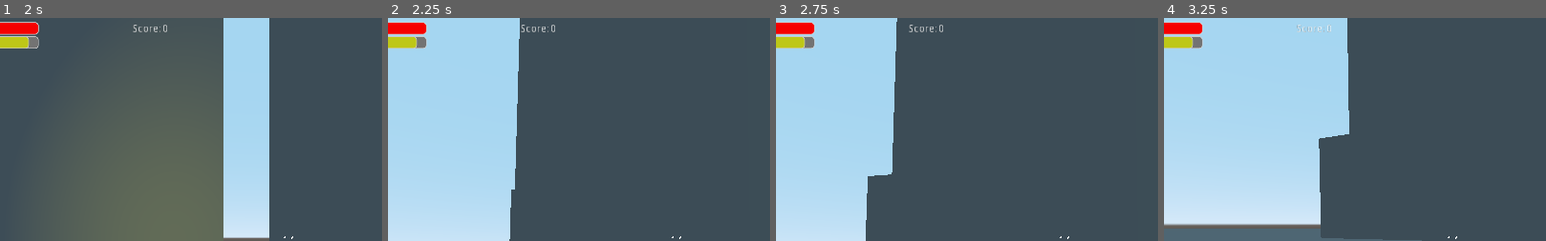
Above: before the commit, frames 1-4 (left to right).
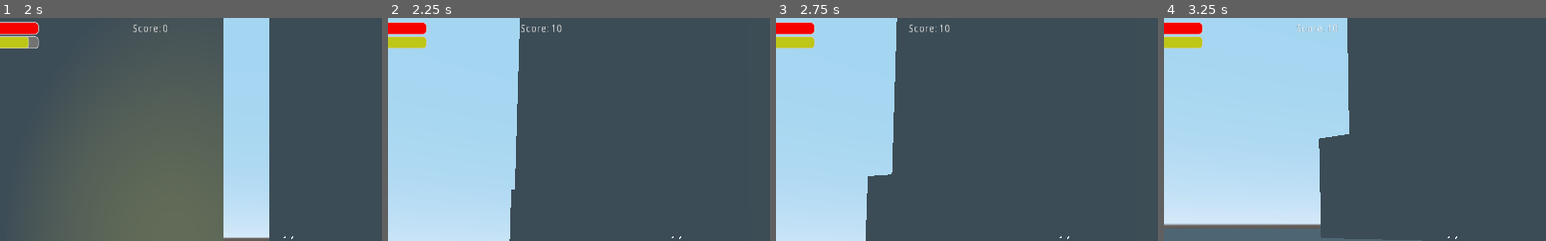
Above: after the commit, the same moments.

Repository: Bricode/BestGroupGameJam2021
Game: Godot game, scene res://Levels/TestLevel.tscn
Same seed, same stepped clock (60 frames per second), same inputs: the game is played once before the commit and once after it. This scene is started directly instead of the project's main scene.
Inputs (mouse positions are % of the whole screen's width and height, from its top left):
- Up to frame 1 (2 s): move the mouse to (55, 50) at 0.52 s; hold W (move_forward) from 0.53 s (still down); tap B (b) at 0.6 s; tap Space (jump) at 0.77, 1.52 s; move the mouse to (45, 50) at 1.27 s; click (45, 50) at 1.35 s
- Up to frame 2 (2.25 s): keep holding W (move_forward); move the mouse to (52, 48) at 2.02 s; hold Shift (sprint) from 2.03 s (still down)
- Up to frame 3 (2.75 s): keep holding W (move_forward); keep holding Shift (sprint)
- Up to frame 4 (3.25 s): keep holding W (move_forward); move the mouse to (49, 52) at 2.77 s; release Shift (sprint) at 2.78 s; tap B (b) at 2.85 s; tap Space (jump) at 3.02 s
The pictures show only the part of the screen within x 12-62%, y 0-50%; the shares and areas given below are measured in that part.

Frame 1 is identical in both runs. In frame 2, 0.2% of the frame differs, in the area x 6-46%, y 2-14%; in frame 3, 0.2%; in frame 4, 0.2%.

Commit message:
fixed bullet delete by grub

Diff:
--- a/BestGroupGameJam2021/GameModels/Items/HuhuGrub.tscn
+++ b/BestGroupGameJam2021/GameModels/Items/HuhuGrub.tscn
@@ -10,8 +10,8 @@
 
 [node name="HuhuGrub" type="KinematicBody"]
 transform = Transform( 0.25, 0, 0, 0, 0.25, 0, 0, 0, 0.25, 0, 0, 0 )
-collision_layer = 2
-collision_mask = 2
+collision_layer = 4
+collision_mask = 4
 script = ExtResource( 1 )
 
 [node name="CollisionShape" type="CollisionShape" parent="."]
--- a/BestGroupGameJam2021/Levels/City.tscn
+++ b/BestGroupGameJam2021/Levels/City.tscn
@@ -68,8 +68,8 @@
 
 [node name="Floor" type="StaticBody" parent="."]
 transform = Transform( 50, 0, 0, 0, 1, 0, 0, 0, 50, 0, -0.955627, 0 )
-collision_layer = 3
-collision_mask = 3
+collision_layer = 7
+collision_mask = 7
 
 [node name="MeshInstance" type="MeshInstance" parent="Floor"]
 transform = Transform( 1, 0, 0, 0, 1, 0, 0, 0, 1, 0, 0.16649, 0 )
